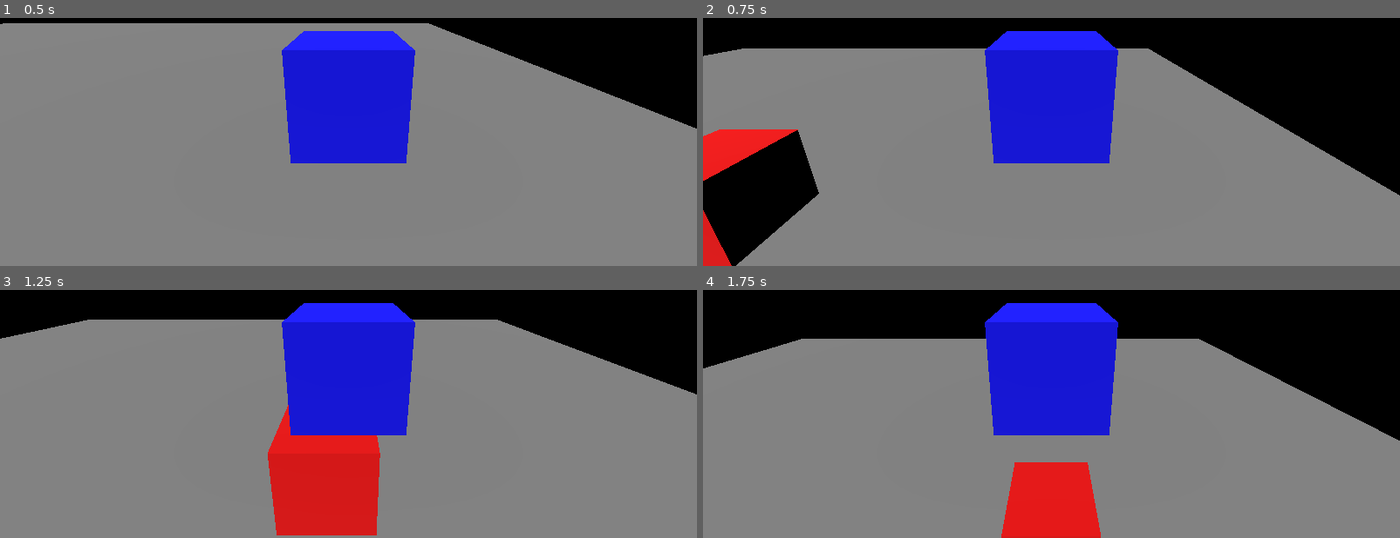
Above: before the commit, frames 1-4 (two rows, left to right).
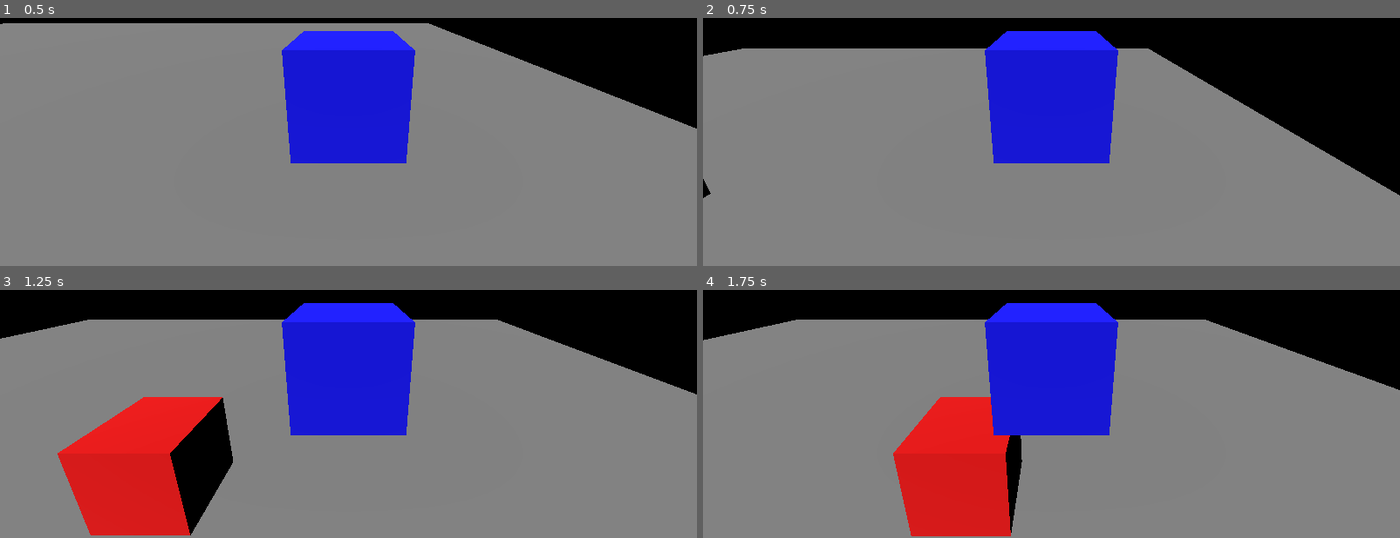
Above: after the commit, the same moments.

Repository: GyssRus/diplom
Game: Godot game, scene res://scene/level.tscn
Same seed, same stepped clock (60 frames per second), same inputs: the game is played once before the commit and once after it.
Inputs (mouse positions are in pixels of both pictures, inside the frame that each line leads up to):
- Up to frame 1 (0.5 s): no input
- Up to frame 2 (0.75 s): tap Enter (ui_accept) at 0.5 s; move the mouse to (1204, 50) at 0.52 s; hold A (a) from 0.53 s (still down)
- Up to frame 3 (1.25 s): keep holding A (a); tap Enter (ui_accept) at 0.77 s; tap D (d) at 0.8 s
- Up to frame 4 (1.75 s): move the mouse to (912, 361) at 1.27 s; release A (a) at 1.28 s; tap D (d) at 1.35 s; tap Enter (ui_accept) at 1.52 s; tap A (a) at 1.55 s

Frame 1 is identical in both runs. In frame 2, 6.9% of the frame differs, in the area x 0-17%, y 44-100%; in frame 3, 17%; in frame 4, 20%, in the area x 0-100%, y 11-100%.

Commit message:
Обновление врага
Добавлена зона обнаружения игрока и зона атаки

Diff:
--- a/scene/enemy.tscn
+++ b/scene/enemy.tscn
@@ -12,17 +12,26 @@
 
 [sub_resource type="BoxShape3D" id="BoxShape3D_h08p8"]
 
+[sub_resource type="SphereShape3D" id="SphereShape3D_8u16h"]
+radius = 4.136
+
 [node name="enemy" type="CharacterBody3D" unique_id=1290964897]
 script = ExtResource("1_h08p8")
 
 [node name="MeshInstance3D" type="MeshInstance3D" parent="." unique_id=649200443]
 mesh = SubResource("BoxMesh_vufel")
 
-[node name="AttackArea" type="Area3D" parent="MeshInstance3D" unique_id=1727612023]
-transform = Transform3D(1, 0, 0, 0, 1, 0, 0, 0, 1, 1.0297861, 0, 0)
+[node name="AttackArea" type="Area3D" parent="MeshInstance3D" unique_id=1661865087]
+transform = Transform3D(1, 0, 0, 0, 1, 0, 0, 0, 1, 1.0377395, 0, 0)
 
-[node name="AttackCollision" type="CollisionShape3D" parent="MeshInstance3D/AttackArea" unique_id=942335775]
+[node name="AttackCollision" type="CollisionShape3D" parent="MeshInstance3D/AttackArea" unique_id=30785599]
 shape = SubResource("BoxShape3D_f87vc")
 
 [node name="CollisionShape3D" type="CollisionShape3D" parent="." unique_id=80643940]
 shape = SubResource("BoxShape3D_h08p8")
+
+[node name="DetectionArea" type="Area3D" parent="." unique_id=1727612023]
+
+[node name="DetectionCollision" type="CollisionShape3D" parent="DetectionArea" unique_id=942335775]
+shape = SubResource("SphereShape3D_8u16h")
+debug_color = Color(0.9845416, 0, 0.34705535, 0.41960785)
--- a/script/enemy.gd
+++ b/script/enemy.gd
@@ -3,63 +3,82 @@
 var health = 30
 var speed = 2.0
 var gravity = 15.0
-var attack_damage = 10
-var can_attack = true
 
 @onready var mesh = $MeshInstance3D
+@onready var detection_area = $DetectionArea
+@onready var detection_collision = $DetectionArea/DetectionCollision
 @onready var attack_area = $MeshInstance3D/AttackArea
 @onready var attack_collision = $MeshInstance3D/AttackArea/AttackCollision
 
 var player = null
+var player_in_range = false  # Игрок в зоне атаки
+var player_detected = false  # Игрок в зоне обнаружения
 
 func _ready():
-	attack_area.body_entered.connect(_on_attack_area_body_entered)
+	# Подключаем сигналы для зоны обнаружения
+	detection_area.body_entered.connect(_on_player_detected)
+	detection_area.body_exited.connect(_on_player_lost)
+
+	# Подключаем сигналы для зоны атаки
+	attack_area.body_entered.connect(_on_player_entered)
+	attack_area.body_exited.connect(_on_player_exited)
+
+	# Включаем обе зоны
+	detection_collision.disabled = false
+	attack_collision.disabled = false
+	detection_area.monitoring = true
+	attack_area.monitoring = true
+
 	add_to_group("enemies")
 	print("Враг создан! Здоровье: ", health)
 
 func _physics_process(delta):
+	# Ищем игрока, если ещё не нашли
 	if player == null:
 		player = get_tree().get_first_node_in_group("player")
 
-	if player and is_instance_valid(player):
+	# ДВИЖЕНИЕ ТОЛЬКО ЕСЛИ ИГРОК ОБНАРУЖЕН
+	if player_detected and player and is_instance_valid(player):
 		var direction = sign(player.global_position.x - global_position.x)
 		velocity.x = direction * speed
 
-		# ПОВОРОТ ВРАГА В СТОРОНУ ДВИЖЕНИЯ
+		# Поворот в сторону движения
 		if direction != 0:
 			mesh.scale.x = -1 if direction < 0 else 1
 	else:
-		velocity.x = 0
+		velocity.x = 0  # Стоим на месте
 
 	if not is_on_floor():
 		velocity.y -= gravity * delta
 
 	move_and_slide()
 
-func _on_attack_area_body_entered(body):
-	# Проверяем, что игрок существует и не удалён
-	if not is_instance_valid(body):
-		return
+# Зона обнаружения (большая сфера)
+func _on_player_detected(body):
+	if body.is_in_group("player"):
+		player_detected = true
+		print("[Обнаружение] Игрок ЗАМЕЧЕН! Начинаю движение")
 
-	if body.is_in_group("player") and can_attack:
-		print("Атакуем игрока!")
-		can_attack = false
+func _on_player_lost(body):
+	if body.is_in_group("player"):
+		player_detected = false
+		print("[Обнаружение] Игрок ПОТЕРЯН! Останавливаюсь")
 
-		# Наносим урон
-		if body.has_method("take_damage"):
-			body.take_damage(attack_damage)
+# Зона атаки (маленький бокс перед врагом)
+func _on_player_entered(body):
+	if body.is_in_group("player"):
+		player_in_range = true
+		print("[Атака] Игрок в зоне удара!")
 
-		# Проверяем, что дерево всё ещё существует
-		if is_instance_valid(get_tree()):
-			await get_tree().create_timer(1.0).timeout
-
-		can_attack = true
+func _on_player_exited(body):
+	if body.is_in_group("player"):
+		player_in_range = false
+		print("[Атака] Игрок вышел из зоны удара")
 
 func take_damage(amount):
 	health -= amount
 	print("Враг получил урон ", amount, ", осталось ", health)
 
-	# Визуальный эффект
 	if mesh:
 		var material = mesh.get_active_material(0)
 		if material:
